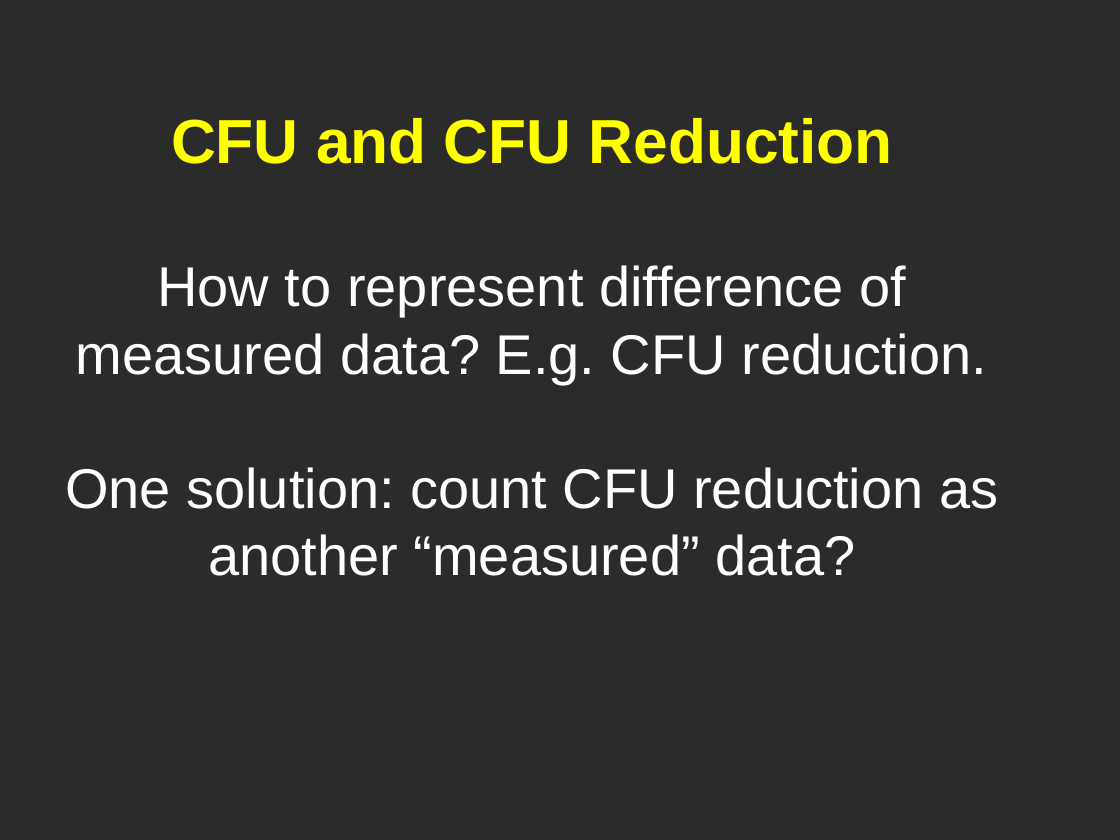
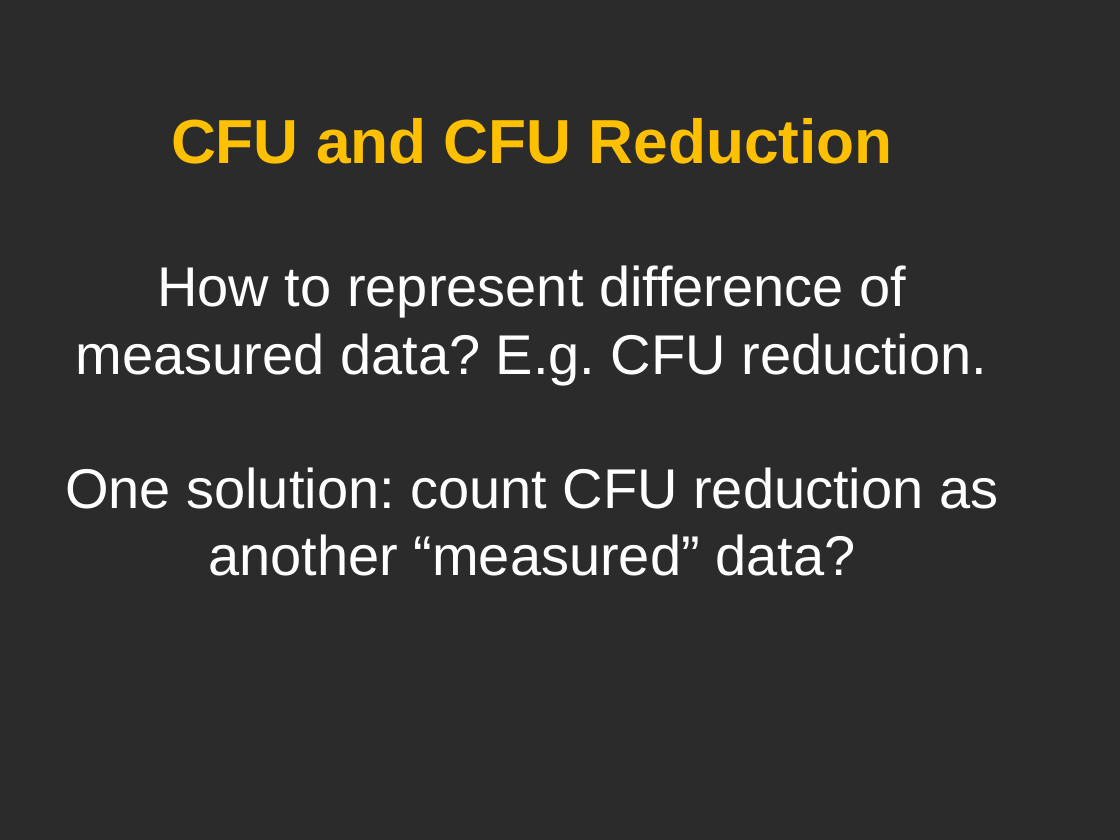
Before and after one commit to obi-ontology/obi-legacy-svn, a slide deck: slide 13 of trunk/docs/developer/use cases/Vaccine_usercase_Vancouver2010.ppt. Drawn at 1120x840 pixels with LibreOffice and Linux fonts; fonts in the diff are those of the drawing; background and template pictures are left out; a plain dark background stands for a picture behind light text. Boxes give left, top, right and bottom in pixels: in the first picture for what was removed or moved away, otherwise in the second. Text is boxed around its words. In the diff, an @@ line names an element or a change of style, - is before the commit and + after.

```diff
--- a/trunk/docs/developer/use cases/Vaccine_usercase_Vancouver2010.ppt
+++ b/trunk/docs/developer/use cases/Vaccine_usercase_Vancouver2010.ppt
@@ title "CFU and CFU Reduction How ..." at box(65, 118, 998, 576): text colour #FFFF00 to #FFC000 in "CFU and CFU Reduction" @@
```
Also in this commit, not shown: 6 other slides changed.
